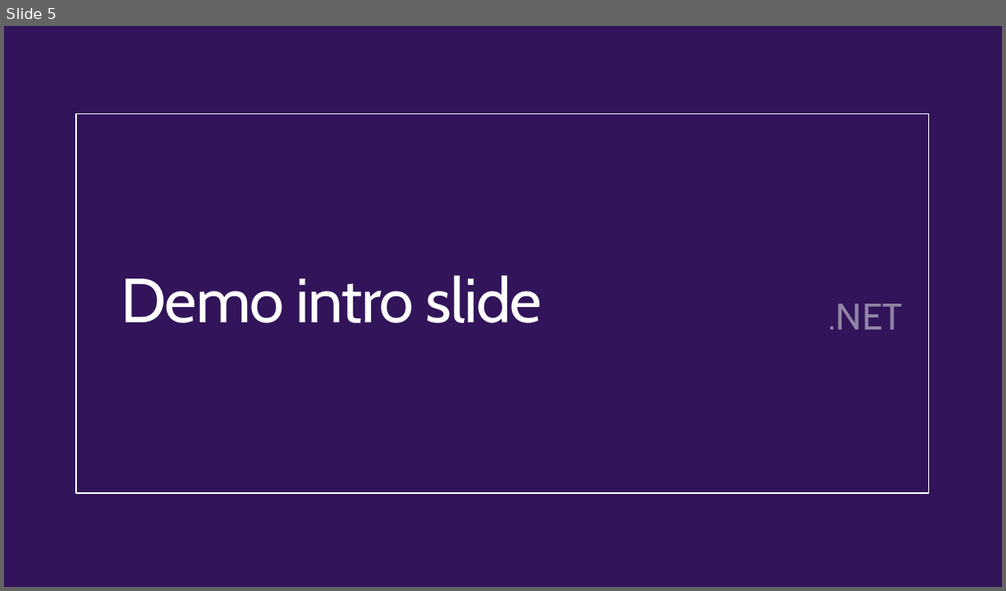
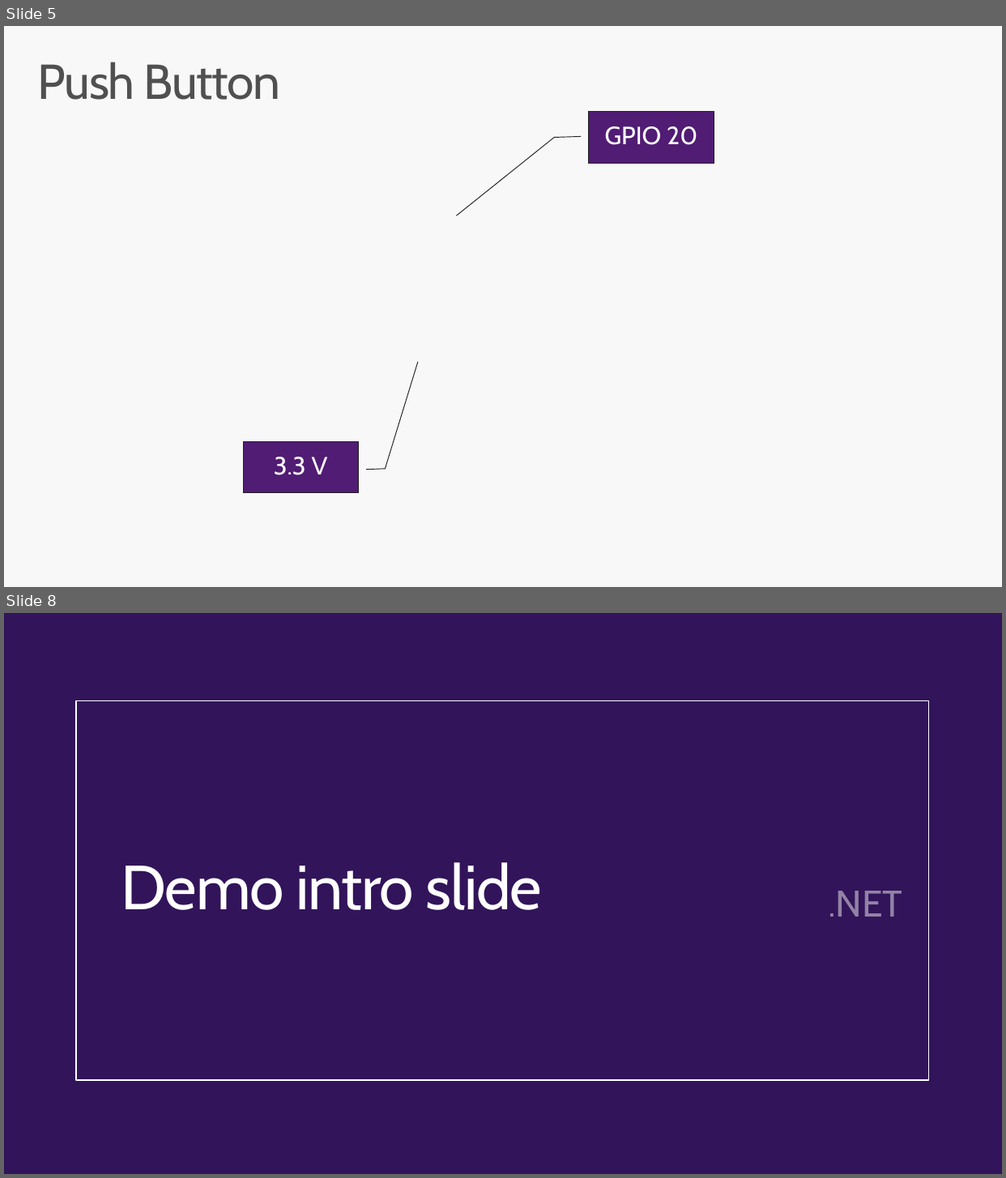
Before and after one commit to CamSoper/have-your-pi, a slide deck: Slides/Have Your Pi and Eat It Too.pptx. Shown one above the other, each under a label of ours: slide 5 before the commit, slides 5 and 8 after it; the slides between them are not shown. The pictures are 1006x591 and 1006x1178 pixels, drawn with LibreOffice and Linux fonts; fonts in the diff are those of the drawing; background and template pictures are left out. Boxes give left, top, right and bottom in pixels: in the first picture for what was removed or moved away, otherwise in the second. Text is boxed around its words. In the diff, an @@ line names an element or a change of style, - is before the commit and + after.

```diff
--- a/Slides/Have Your Pi and Eat It Too.pptx
+++ b/Slides/Have Your Pi and Eat It Too.pptx
@@ slide 5 added at box(4, 26, 1002, 587), background #F8F8F8 @@
@@ title added at box(38, 62, 281, 100), 47 pt, text #505050 @@
+Push Button
@@ border callout added at box(589, 111, 714, 163), fill #511C74, outline #231F20 0.75 pt, 24 pt, text #FFFFFF @@
+GPIO 20
@@ border callout added at box(244, 442, 358, 494), fill #511C74, outline #231F20 0.75 pt, 24 pt, text #FFFFFF @@
+3.3 V
@@ what was slide 5 is now slide 8 @@
```
Also in this commit, not shown: 1 slide changed, 4 other slides added, 2 slides removed, 11 other files.
